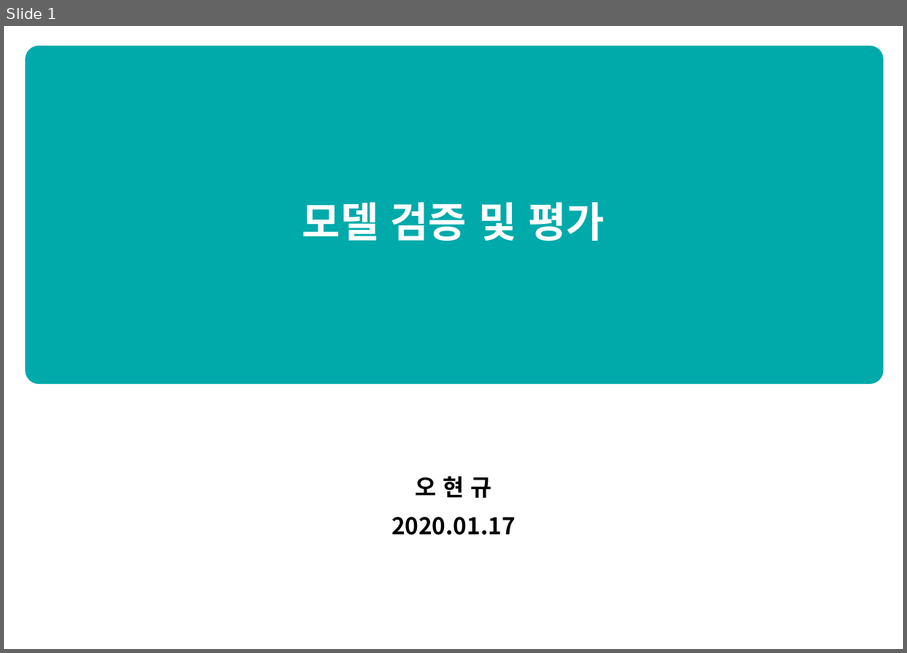
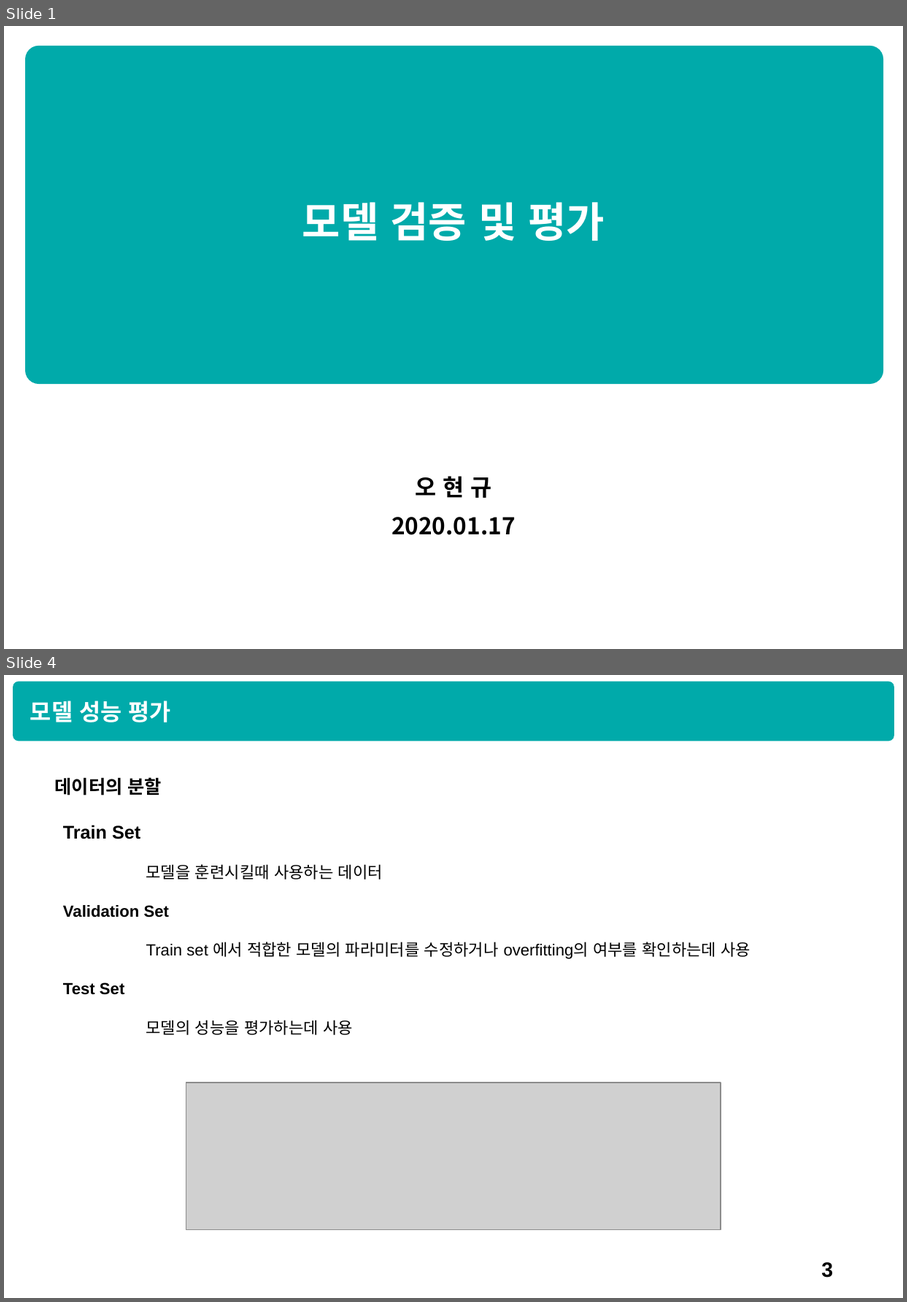
Before and after one commit to HyunQQ/analysis, a slide deck: 모델검증_평가_정리.pptx. Shown one above the other, each under a label of ours: slide 1 before the commit, slides 1 and 4 after it; the slides between them are not shown. The pictures are 907x653 and 907x1302 pixels, drawn with LibreOffice and Linux fonts; fonts in the diff are those of the drawing; grey boxes stand for pictures. Boxes give left, top, right and bottom in pixels: in the first picture for what was removed or moved away, otherwise in the second. Text is boxed around its words. In the diff, an @@ line names an element or a change of style, - is before the commit and + after.

Commit message:
model validation ppt file complete

```diff
--- a/모델검증_평가_정리.pptx
+++ b/모델검증_평가_정리.pptx
@@ slide 4 added at (4, 675, 903, 1298), background #FFFFFF @@
@@ rounded rectangle added at (13, 682, 895, 741), fill #00AAAA @@
@@ text added at (30, 701, 170, 722), 20 pt, text #FFFFFF, bold @@
+모델 성능 평가
@@ text added at (55, 777, 161, 795), 16 pt, text #000000, bold @@
+데이터의 분할
@@ text added at (63, 825, 752, 1035), 14 pt, text #000000 @@
+Train Set
+모델을 훈련시킬때 사용하는 데이터
+Validation Set
+Train set 에서 적합한 모델의 파라미터를 수정하거나 overfitting의 여부를 확인하는데 사용
+Test Set
+모델의 성능을 평가하는데 사용
@@ picture added at (186, 1083, 722, 1230) @@
@@ page number added at (822, 1262, 833, 1277), 18 pt, text #000000 @@
+3
```
Also in this commit, not shown: 1 slide changed, 8 other slides added, 1 slide removed.
